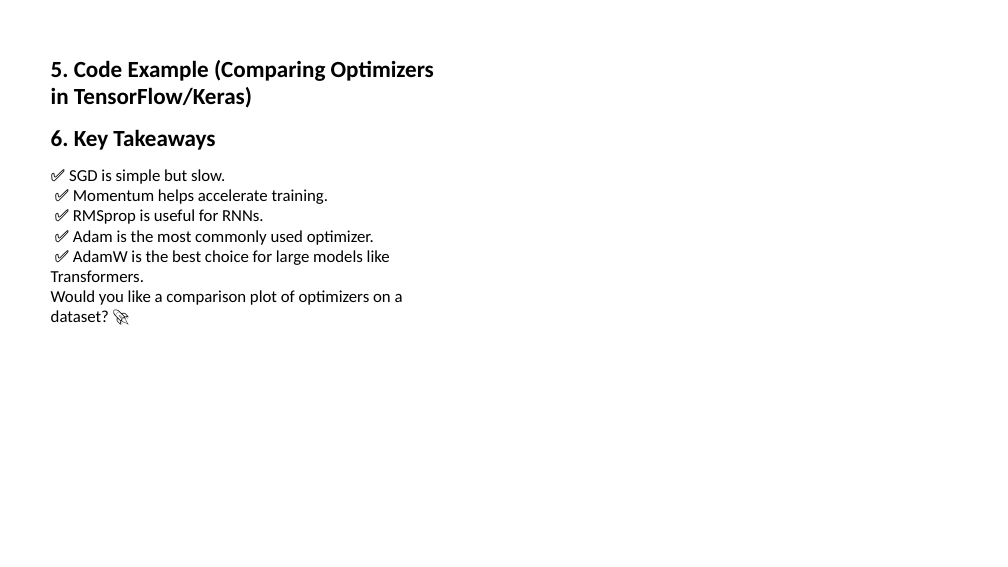
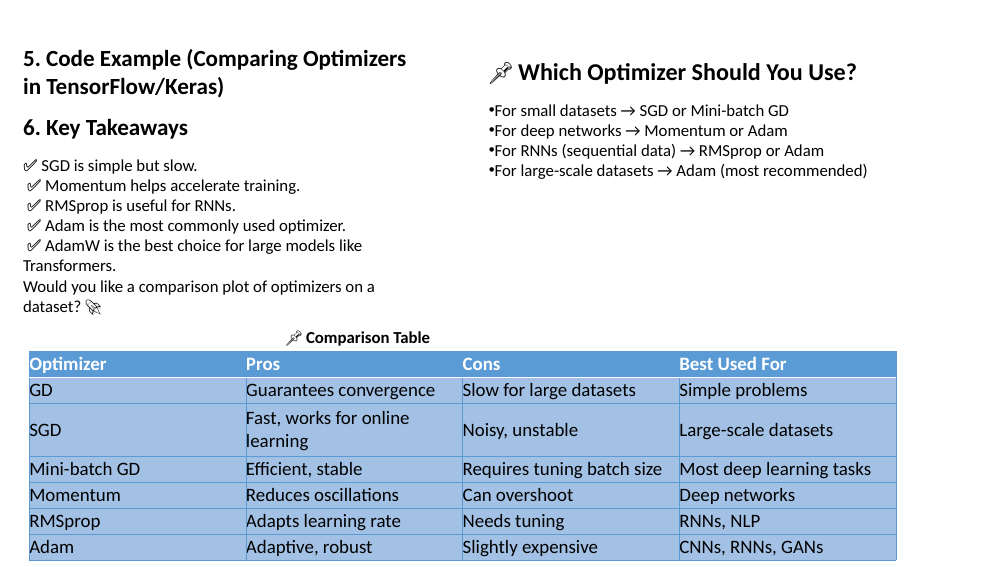
Before and after one commit to shahil04/ds_materials, a slide deck: slide 54 of 9.Deep_learning/class_3_module_9_deep learning_Loss_Functions Gradient Descent.pptx (slide 21 before the commit). Drawn at 1008x567 pixels with LibreOffice and Linux fonts; fonts in the diff are those of the drawing. Boxes give left, top, right and bottom in pixels: in the first picture for what was removed or moved away, otherwise in the second. Text is boxed around its words. In the diff, an @@ line names an element or a change of style, - is before the commit and + after.

Commit message:
deep learning

```diff
--- a/9.Deep_learning/class_3_module_9_deep learning_Loss_Functions Gradient Descent.pptx
+++ b/9.Deep_learning/class_3_module_9_deep learning_Loss_Functions Gradient Descent.pptx
@@ text "5. Code Example (Comparing Optimizers ...": place and size @@
-text "5. Code Example (Comparing Optimizers ..." at bbox=[51, 60, 434, 322]
+text "5. Code Example (Comparing Optimizers ..." at bbox=[23, 49, 406, 312]
@@ text added at bbox=[495, 63, 868, 179], 16 pt, text #000000 @@
+📌 Which Optimizer Should You Use?
+• For small datasets → SGD or Mini-batch GD
+• For deep networks → Momentum or Adam
+• For RNNs (sequential data) → RMSprop or Adam
+• For large-scale datasets → Adam (most recommended)
@@ table added at bbox=[29, 352, 898, 563], 7 rows, 4 columns @@
+Optimizer | Pros | Cons | Best Used For
+GD | Guarantees convergence | Slow for large datasets | Simple problems
+SGD | Fast, works for online learning | Noisy, unstable | Large-scale datasets
+Mini-batch GD | Efficient, stable | Requires tuning batch size | Most deep learning tasks
+Momentum | Reduces oscillations | Can overshoot | Deep networks
+RMSprop | Adapts learning rate | Needs tuning | RNNs, NLP
+Adam | Adaptive, robust | Slightly expensive | CNNs, RNNs, GANs
@@ text added at bbox=[306, 331, 430, 346], 16 pt, text #000000, bold @@
+📌 Comparison Table
```
Also in this commit, not shown: 12 other slides changed, 35 slides added, 1 slide removed, 22 other files.
